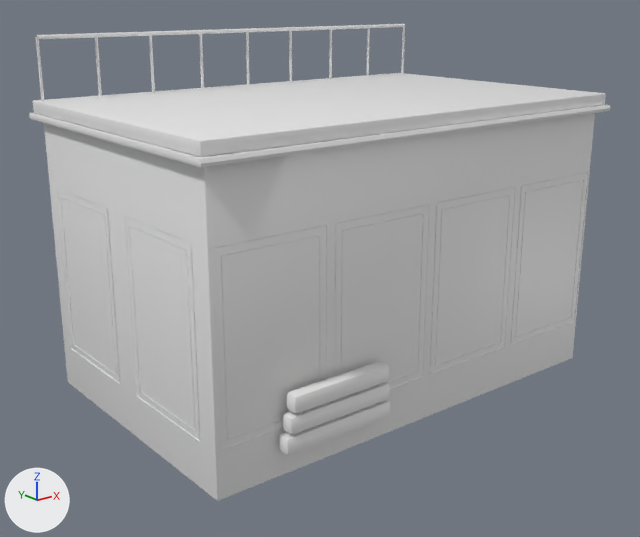
A saved change to the glTF model wings/aria/models/wind_chest.glb.
Rendered twice from a 50 mm camera at (-9.57, -11.71, 6.7) aimed at (-0.35, -0.19, 2.09). The lights are fixed; the arrows at lower left show +X, +Y and +Z. The first picture is the older version. Vertices at exactly the same position are counted once.

Names of what the first picture shows: 'wind_chest'.
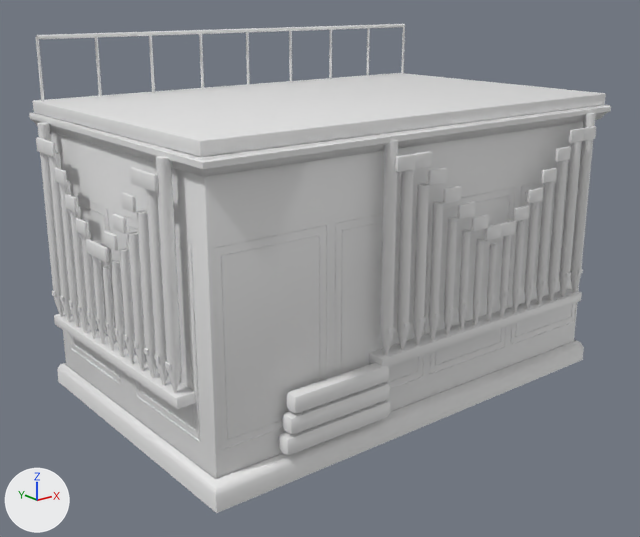
What changed in the scene script:
```text
Add mat_gilt_orn:
    mat_gilt_orn = principled_material('gilt_orn')
    mat_gilt_orn.base_color = (0.8, 0.8, 0.8)  # white #e7e7e7
Add mat_pipe_tin:
    mat_pipe_tin = principled_material('pipe_tin')
    mat_pipe_tin.base_color = (0.8, 0.8, 0.8)  # white #e7e7e7
Change me_wind_chest:
    used by ob_wind_chest; location = (0.0, 0.0, 0.0)
    remove me_wind_chest.from_pydata(...)  # 712 vertices, 1184 faces; spans x -4.18..4.18, y -2.84..2.73, z 0.0..6.03
    add me_wind_chest.from_pydata(...)  # 3612 vertices, 6648 faces; spans x -4.37..4.2, y -2.87..2.81, z 0.0..6.03
    me_wind_chest part 1: 2676 vertices added at x -4.37..4.2, y -2.87..2.81, z 0.0..4.8
    other edits to the shape of me_wind_chest do not show in these pictures
    add me_wind_chest.materials.append(mat_pipe_tin)  # white #e7e7e7
    add me_wind_chest.materials.append(mat_gilt_orn)  # white #e7e7e7
```

Boxes (x1, y1, x2, y2) around the edits, measured in the pictures (640 x 537 px):
'wind_chest', reshaped: before (29, 24, 610, 500); after (29, 24, 611, 513)
part 1 of me_wind_chest, added: after (31, 105, 611, 513)
